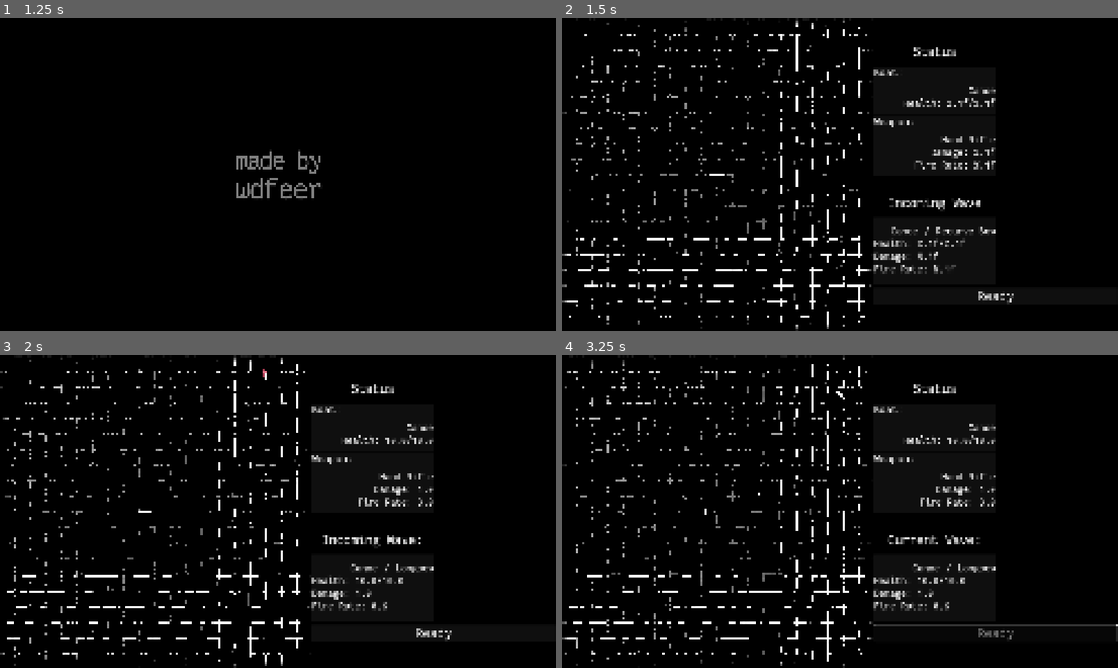
Above: before the commit, frames 1-4 (two rows, left to right).
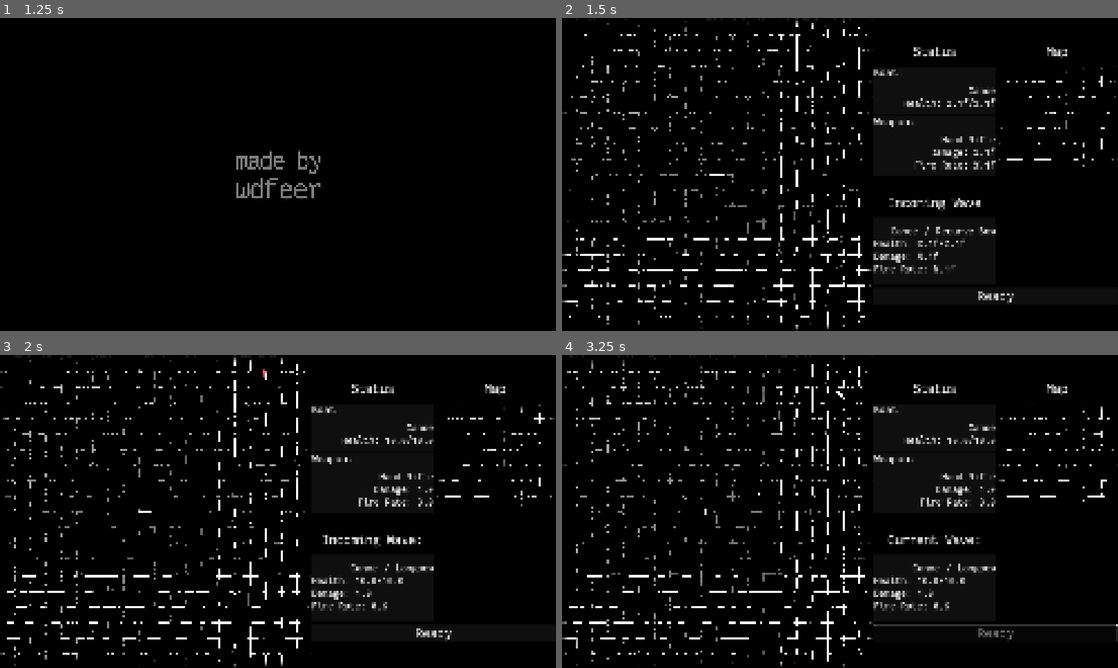
Above: after the commit, the same moments.

Repository: wdfeer/seabattle
Game: Godot game, scene res://src/splash.tscn
The game is run twice, just before and just after one commit, with the same random seed, the same clock (stepped at 60 frames per second) and the same inputs.
Inputs (mouse positions are in pixels of both pictures, inside the frame that each line leads up to):
- Up to frame 1 (1.25 s): move the mouse to (400, 158) at 0.52 s; press the mouse at (400, 158) at 0.53 s; hold D (right) from 0.53 s (still down)
- Up to frame 2 (1.5 s): move the mouse to (728, 190) at 1.27 s; release D (right) at 1.28 s; release the mouse at (728, 190) at 1.28 s; hold S (down) from 1.28 s (still down); tap C (switch_control_mode) at 1.35 s
- Up to frame 3 (2 s): keep holding S (down)
- Up to frame 4 (3.25 s): release S (down) at 2 s; click "Ready" at 2 s; move the mouse to (895, 442) at 2.77 s; press the mouse at (895, 442) at 2.78 s; hold D (right) from 2.78 s (still down)

Frame 1 is identical in both runs. In frame 2, 0.3% of the frame differs, in the area x 78-100%, y 9-48%; in frame 3, 0.3%; in frame 4, 0.4%, in the area x 78-100%, y 9-47%.

Commit message:
Create minimap wobbly grid

Diff:
--- a/src/game.tscn
+++ b/src/game.tscn
@@ -48,6 +48,29 @@
 shader_parameter/circle_centers = PackedVector2Array()
 shader_parameter/circle_count = 0
 
+[sub_resource type="FastNoiseLite" id="FastNoiseLite_g3j30"]
+
+[sub_resource type="NoiseTexture2D" id="NoiseTexture2D_g3j30"]
+noise = SubResource("FastNoiseLite_g3j30")
+
+[sub_resource type="FastNoiseLite" id="FastNoiseLite_a7soy"]
+
+[sub_resource type="NoiseTexture2D" id="NoiseTexture2D_a7soy"]
+noise = SubResource("FastNoiseLite_a7soy")
+
+[sub_resource type="ShaderMaterial" id="ShaderMaterial_g3j30"]
+shader = ExtResource("1_xlgjy")
+shader_parameter/color = Color(0, 0, 0, 1)
+shader_parameter/lineWidth = 1.2
+shader_parameter/size = Vector2(7, 7)
+shader_parameter/noise = SubResource("NoiseTexture2D_g3j30")
+shader_parameter/noise2 = SubResource("NoiseTexture2D_a7soy")
+shader_parameter/edge_fade = 1.0
+shader_parameter/wave_speed = 0.4
+
+[sub_resource type="PlaceholderTexture2D" id="PlaceholderTexture2D_g3j30"]
+size = Vector2(560, 500)
+
 [node name="Game" type="HBoxContainer"]
 offset_left = -8.0
 offset_right = 2560.0
@@ -145,7 +168,7 @@
 custom_minimum_size = Vector2(560, 0)
 layout_mode = 2
 
-[node name="PlayerLabel" type="Label" parent="UI/TopInfo/Status"]
+[node name="Label" type="Label" parent="UI/TopInfo/Status"]
 layout_mode = 2
 theme_override_font_sizes/font_size = 64
 text = "Status"
@@ -156,9 +179,10 @@
 layout_mode = 2
 
 [node name="PlayerInfo" type="VBoxContainer" parent="UI/TopInfo/Status" node_paths=PackedStringArray("title", "boat_info")]
+custom_minimum_size = Vector2(0, 500)
 layout_mode = 2
 script = ExtResource("5_d67vo")
-title = NodePath("../PlayerLabel")
+title = NodePath("../Label")
 boat_info = NodePath("BoatInfo")
 
 [node name="BoatInfo" type="Control" parent="UI/TopInfo/Status/PlayerInfo" node_paths=PackedStringArray("boat_label", "hp_label", "weapon_label", "dmg_label", "fire_rate_label")]
@@ -172,6 +196,7 @@
 
 [node name="BoatInfoBox" type="PanelContainer" parent="UI/TopInfo/Status/PlayerInfo"]
 layout_mode = 2
+size_flags_vertical = 3
 
 [node name="VBoxContainer" type="VBoxContainer" parent="UI/TopInfo/Status/PlayerInfo/BoatInfoBox"]
 layout_mode = 2
@@ -201,6 +226,7 @@
 
 [node name="WeaponInfoBox" type="PanelContainer" parent="UI/TopInfo/Status/PlayerInfo"]
 layout_mode = 2
+size_flags_vertical = 3
 
 [node name="VBoxContainer" type="VBoxContainer" parent="UI/TopInfo/Status/PlayerInfo/WeaponInfoBox"]
 layout_mode = 2
@@ -232,6 +258,25 @@
 [node name="20Spacer1" type="Control" parent="UI/TopInfo/Status/PlayerInfo/WeaponInfoBox/VBoxContainer"]
 custom_minimum_size = Vector2(20, 20)
 layout_mode = 2
+
+[node name="Map" type="VBoxContainer" parent="UI/TopInfo"]
+custom_minimum_size = Vector2(560, 0)
+layout_mode = 2
+
+[node name="Label" type="Label" parent="UI/TopInfo/Map"]
+layout_mode = 2
+theme_override_font_sizes/font_size = 64
+text = "Map"
+horizontal_alignment = 1
+
+[node name="20Spacer1" type="Control" parent="UI/TopInfo/Map"]
+custom_minimum_size = Vector2(0, 20)
+layout_mode = 2
+
+[node name="Map" type="TextureRect" parent="UI/TopInfo/Map"]
+material = SubResource("ShaderMaterial_g3j30")
+layout_mode = 2
+texture = SubResource("PlaceholderTexture2D_g3j30")
 
 [node name="80Spacer" type="Control" parent="UI"]
 custom_minimum_size = Vector2(0, 80)
Not shown: 1 places in src/game.tscn that only renumber resources
